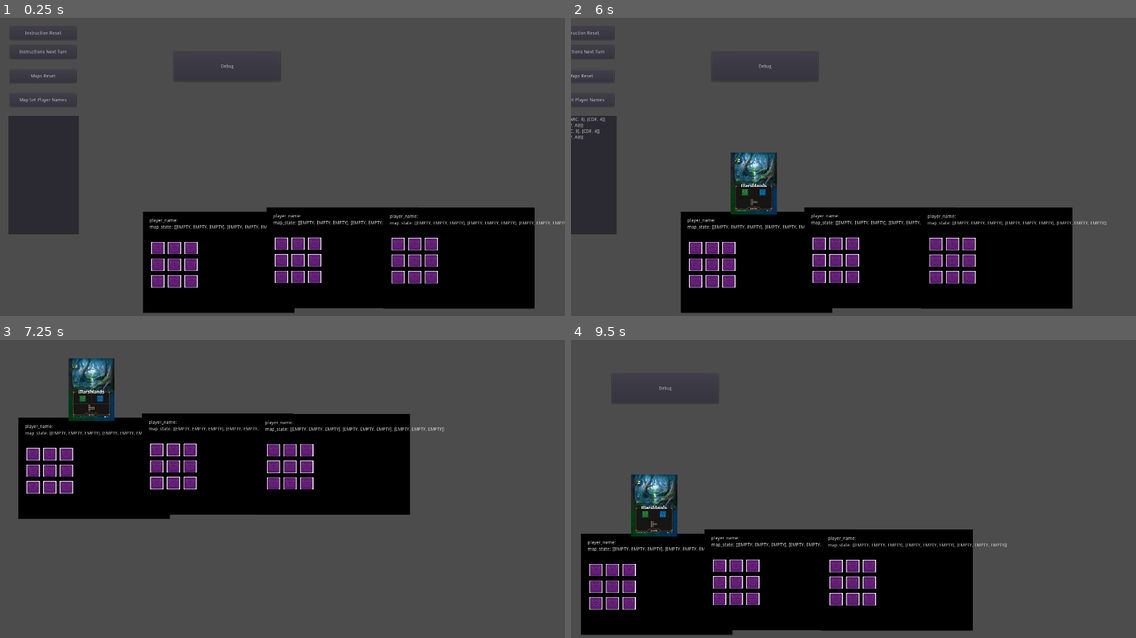
Above: before the commit, frames 1-4 (two rows, left to right).
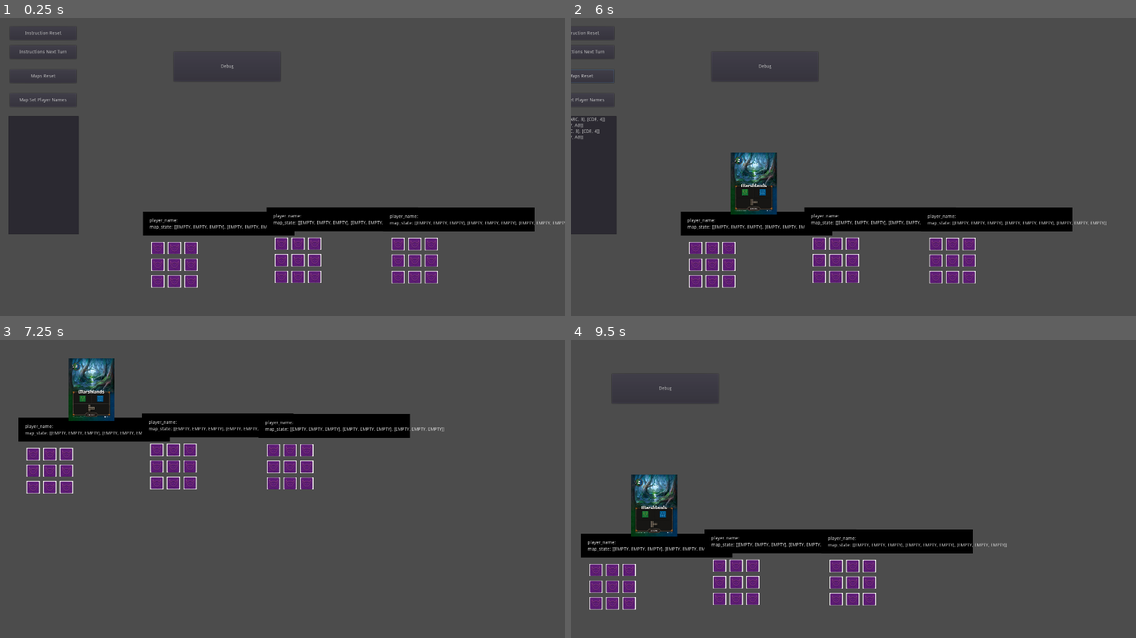
Above: after the commit, the same moments.

Repository: gilde-der-nacht/game-jam-2022
Game: Godot game, scene res://Board.tscn
The game is run twice, just before and just after one commit, with the same random seed, the same clock (stepped at 60 frames per second) and the same inputs.
Inputs (mouse positions are in pixels of both pictures, inside the frame that each line leads up to):
- Up to frame 1 (0.25 s): no input
- Up to frame 2 (6 s): click (616, 175) at 0.52 s; type "12" at 0.6 s; click "Instructions Next Turn" at 1.25 s; click "Instructions Next Turn" at 2 s; click "Map Set Player Names" at 2.75 s; click "Debug" at 3.5 s; click "Instruction Reset" at 4.25 s; click "Maps Reset" at 5 s; move the mouse to (977, 152) at 5.77 s; hold Right (ui_right) from 5.78 s (still down)
- Up to frame 3 (7.25 s): move the mouse to (169, 503) at 6.52 s; release Right (ui_right) at 6.53 s; hold Down (ui_down) from 6.53 s (still down)
- Up to frame 4 (9.5 s): move the mouse to (910, 423) at 7.27 s; release Down (ui_down) at 7.28 s; hold Right (ui_right) 7.28-8.03 s; move the mouse to (825, 548) at 8.02 s; hold Up (ui_up) 8.03-8.78 s; move the mouse to (1023, 533) at 8.77 s; hold Left (ui_left) from 8.78 s (still down)

The runs differ from the first frame. In frame 1, 15% of the frame differs, in the area x 25-95%, y 71-100%; in frame 2, 15%; in frame 3, 15%; in frame 4, 15%.

Commit message:
Map: add mouse hover signal

Diff:
--- a/Cartographer/Map/Map.gd
+++ b/Cartographer/Map/Map.gd
@@ -35,12 +35,16 @@
 	var tile = preload("res://Map/Tile.tscn")
 	var y_pos = 0
 	var x_pos = 0
-	for y in map_state:
-		for x in y:
+	for y in range(len(map_state)):
+		for x in range(len(map_state[y])):
+			var elem = map_state[y][x]
 			var inst = tile.instance()
 			inst.position.x = x_pos
 			inst.position.y = y_pos
-			draw_tile(inst, x)
+			inst.pos.x = x
+			inst.pos.y = y
+			inst.connect("on_mouse_entered", self, "on_Tile_mouse_entered")
+			draw_tile(inst, elem)
 			grid_output.add_child(inst)
 			x_pos += 50
 		y_pos += 50
@@ -67,3 +71,6 @@
 			sprite.texture = water_img
 		_:
 			sprite.texture = empty_img
+
+func on_Tile_mouse_entered(tile):
+	print(tile.pos)
--- a/Cartographer/Map/Map.tscn
+++ b/Cartographer/Map/Map.tscn
@@ -7,8 +7,11 @@
 
 [node name="ColorRect" type="ColorRect" parent="."]
 margin_right = 456.0
-margin_bottom = 305.0
+margin_bottom = 72.0
 color = Color( 0, 0, 0, 1 )
+
+[node name="Grid" type="Node2D" parent="."]
+position = Vector2( 45, 110 )
 
 [node name="PlayerName" type="Label" parent="."]
 margin_left = 20.0
@@ -21,8 +24,5 @@
 margin_left = 20.0
 margin_top = 40.0
 margin_right = 350.0
-margin_bottom = 100.0
+margin_bottom = 72.0
 text = "map_state:"
-
-[node name="Grid" type="Node2D" parent="."]
-position = Vector2( 45, 110 )
--- a/Cartographer/Map/Tile.gd
+++ b/Cartographer/Map/Tile.gd
@@ -1,4 +1,12 @@
 extends Node2D
 
+
+var pos = Vector2.ZERO
+
+signal on_mouse_entered(source)
+
 func get_graphic():
-	return $Graphic
+	return $ClickableTile/Graphic
+
+func _on_ClickableTile_mouse_entered():
+	emit_signal("on_mouse_entered", self)
--- a/Cartographer/Map/Tile.tscn
+++ b/Cartographer/Map/Tile.tscn
@@ -6,15 +6,19 @@
 [sub_resource type="RectangleShape2D" id=1]
 extents = Vector2( 24, 24 )
 
-[node name="Tile" type="Area2D"]
+[node name="Tile" type="Node2D"]
 position = Vector2( 24, 24 )
 script = ExtResource( 1 )
 __meta__ = {
 "_edit_group_": true
 }
 
-[node name="Graphic" type="Sprite" parent="."]
+[node name="ClickableTile" type="Area2D" parent="."]
+
+[node name="MouseArea" type="CollisionShape2D" parent="ClickableTile"]
+shape = SubResource( 1 )
+
+[node name="Graphic" type="Sprite" parent="ClickableTile"]
 texture = ExtResource( 2 )
 
-[node name="MouseArea" type="CollisionShape2D" parent="."]
-shape = SubResource( 1 )
+[connection signal="mouse_entered" from="ClickableTile" to="." method="_on_ClickableTile_mouse_entered"]
